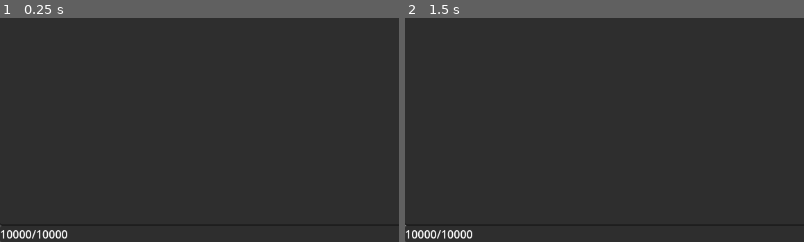
Above: before the commit, frames 1-2 (left to right).
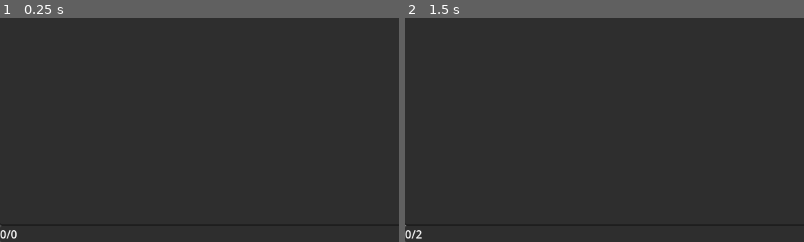
Above: after the commit, the same moments.

Repository: stalker57241/edit-project
Game: Godot game, scene res://scenes/main_scene/main_scene.tscn
The game is run twice, just before and just after one commit, with the same random seed, the same clock (stepped at 60 frames per second) and the same inputs. Before the commit the project has no main scene; this scene is started directly in both runs.
Inputs (mouse positions are % of the whole screen's width and height, from its top left):
- Up to frame 1 (0.25 s): no input
- Up to frame 2 (1.5 s): click (50, 51) at 0.52 s; type "12" at 0.6 s; click "Edit" at 1.25 s
The pictures show only the part of the screen within x 0-50%, y 50-100%; the shares and areas given below are measured in that part.

The runs differ from the first frame. In frame 1, 0.5% of the frame differs, in the area x 0-18%, y 94-99%; in frame 2, 0.4%.

Commit message:
Created main_scene.gd

Diff:
--- a/project.godot
+++ b/project.godot
@@ -11,6 +11,7 @@
 [application]
 
 config/name="Edit project"
+run/main_scene="res://scenes/main_scene/main_scene.tscn"
 config/features=PackedStringArray("4.0", "Forward Plus")
 run/low_processor_mode=true
 config/icon="res://icon.svg"
--- /dev/null
+++ b/scenes/main_scene/main_scene.gd
@@ -0,0 +1,18 @@
+extends VBoxContainer
+
+
+# Called when the node enters the scene tree for the first time.
+func _ready():
+	pass # Replace with function body.
+
+
+# Called every frame. 'delta' is the elapsed time since the previous frame.
+func _process(delta):
+	pass
+
+
+func _on_edit_caret_changed():
+	var row = %Edit.get_caret_line(0)
+	var column = %Edit.get_caret_column(0)
+
+	%CursorPositionText.text = "{0}/{1}".format([row, column])
--- a/scenes/main_scene/main_scene.tscn
+++ b/scenes/main_scene/main_scene.tscn
@@ -1,4 +1,6 @@
-[gd_scene format=3 uid="uid://m7je3w2tokkh"]
+[gd_scene load_steps=2 format=3 uid="uid://m7je3w2tokkh"]
+
+[ext_resource type="Script" path="res://scenes/main_scene/main_scene.gd" id="1_5oc6w"]
 
 [node name="MainScene" type="VBoxContainer"]
 anchors_preset = 15
@@ -7,6 +9,7 @@
 grow_horizontal = 2
 grow_vertical = 2
 theme_override_constants/separation = 0
+script = ExtResource("1_5oc6w")
 
 [node name="MenuBar" type="PanelContainer" parent="."]
 layout_mode = 2
@@ -72,5 +75,7 @@
 unique_name_in_owner = true
 custom_minimum_size = Vector2(100, 0)
 layout_mode = 2
-text = "10000/10000"
+text = "0/0"
 vertical_alignment = 1
+
+[connection signal="caret_changed" from="Edit" to="." method="_on_edit_caret_changed"]
